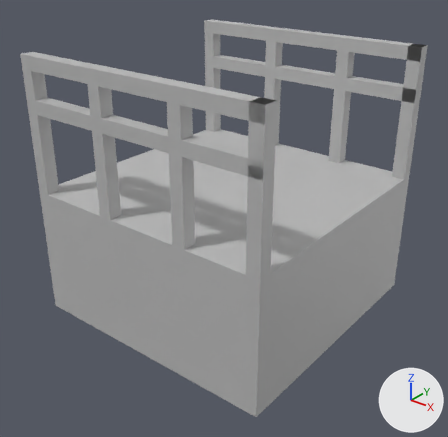
One commit to the FBX model TeamPlaceHolderGame/Assets/static object Models/bridge_with_handrail.fbx: the scene before it, then after it.
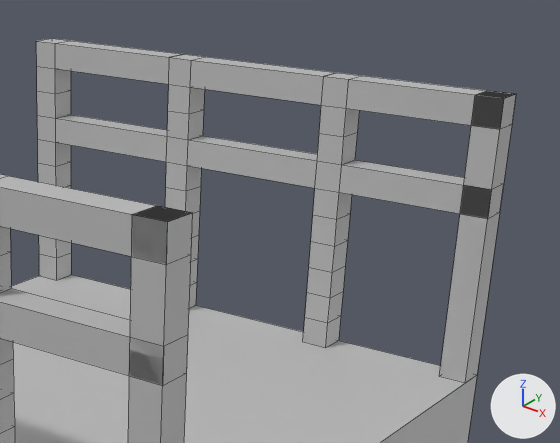
There are two pictures of each version: one whole from a camera (50 mm lens) standing at (0.037, -0.0244, 0.0282) and looking at (0.0104, 0.0088, 0.0076), one close up on the part from 42% to 100% of the width and 0% to 48% of the height. The axes (+X, +Y, +Z) are drawn at lower right. The lights are the same throughout. The close-ups show mesh edges as thin lines. Where no turn or scale is listed for an object, it has been applied to the vertices.
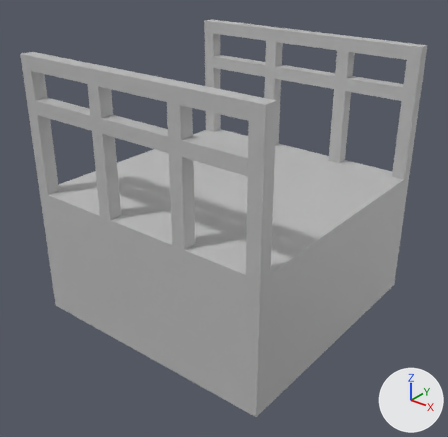
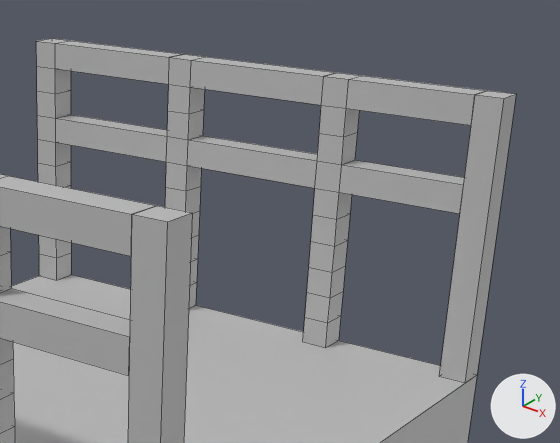
Changed parts and their boxes (x1, y1, x2, y2) in the close-ups (560 x 443 px; the box of a moved part takes in the faces that stretch with it):
'pCube5', reshaped
    before: (0, 174, 193, 443)
    after: (0, 174, 157, 443)
'pCube6', reshaped (14% narrower)
    before: (303, 73, 516, 348)
    after: (303, 73, 487, 348)
part 1 of me_mesh_003, moved or reshaped
    before: (0, 176, 193, 264)
    after: (0, 176, 157, 256)
part 2 of me_mesh_003, moved or reshaped
    before: (0, 288, 188, 385)
    after: (0, 288, 130, 375)
part 3 of me_mesh_004, moved or reshaped
    before: (346, 76, 516, 129)
    after: (346, 76, 487, 125)
part 4 of me_mesh_004, moved or reshaped
    before: (339, 160, 504, 219)
    after: (339, 160, 464, 214)

The edits, one by one:
me_mesh_003 has 52 vertices, 50 faces and spans x -0.0005..0.00617, y -0.0005..0.0005, z -0.005..0.005.
me_mesh_003 is used by ob_pcube5; location (0.01384, 0.0005, 0.015).
Before the commit, vertices of me_mesh_003: 44 (0.00617, 0.0005, 0.004) at pixel (191, 254), 45 (0.00617, -0.0005, 0.004) at pixel (166, 264), 46 (0.00617, 0.0005, 0.005) at pixel (192, 212), 47 (0.00617, -0.0005, 0.005) at pixel (167, 221).
Before the commit, vertices of me_mesh_003: 48 (0.00617, 0.0005, 0.001) at pixel (186, 373), 49 (0.00617, -0.0005, 0.001) at pixel (163, 385), 50 (0.00617, 0.0005, 0.002) at pixel (188, 334), 51 (0.00617, -0.0005, 0.002) at pixel (164, 346).
Part 1, on me_mesh_003:
Vertices 44 to 47 of me_mesh_003 move by (-0.00101, 0.0, 0.0).
Part 2, on me_mesh_003:
Vertices 48 to 51 of me_mesh_003 move by (-0.00102, 0.0, 0.0).
me_mesh_004 has 52 vertices, 50 faces and spans x -0.0005..0.00617, y -0.0005..0.0005, z -0.005..0.005.
me_mesh_004 is used by ob_pcube6; location (0.01384, 0.0195, 0.015).
Before the commit, vertices of me_mesh_004: 44 (0.00617, 0.0005, 0.004) at pixel (512, 124), 45 (0.00617, -0.0005, 0.004) at pixel (500, 129), 46 (0.00617, 0.0005, 0.005) at pixel (516, 94), 47 (0.00617, -0.0005, 0.005) at pixel (504, 98).
Before the commit, vertices of me_mesh_004: 48 (0.00617, 0.0005, 0.001) at pixel (499, 212), 49 (0.00617, -0.0005, 0.001) at pixel (488, 218), 50 (0.00617, 0.0005, 0.002) at pixel (503, 183), 51 (0.00617, -0.0005, 0.002) at pixel (491, 189).
Part 3, on me_mesh_004:
Vertices 44 to 47 of me_mesh_004 move by (-0.00101, 0.0, 0.0).
Part 4, on me_mesh_004:
Vertices 48 to 51 of me_mesh_004 move by (-0.00101, 0.0, 0.0).
